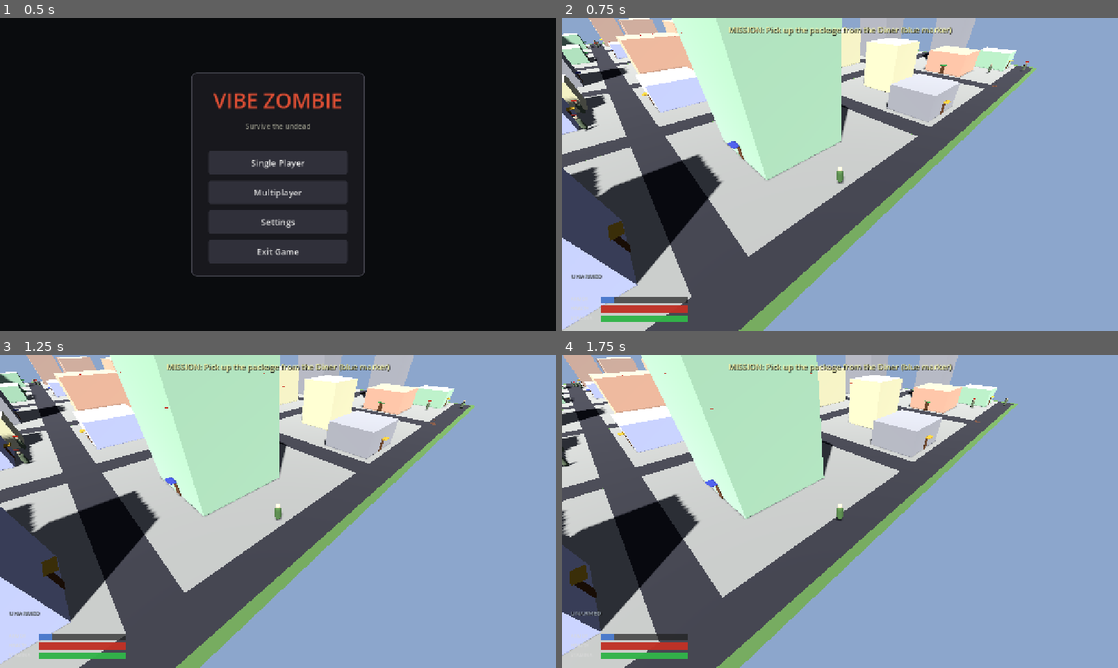
Above: before the commit, frames 1-4 (two rows, left to right).
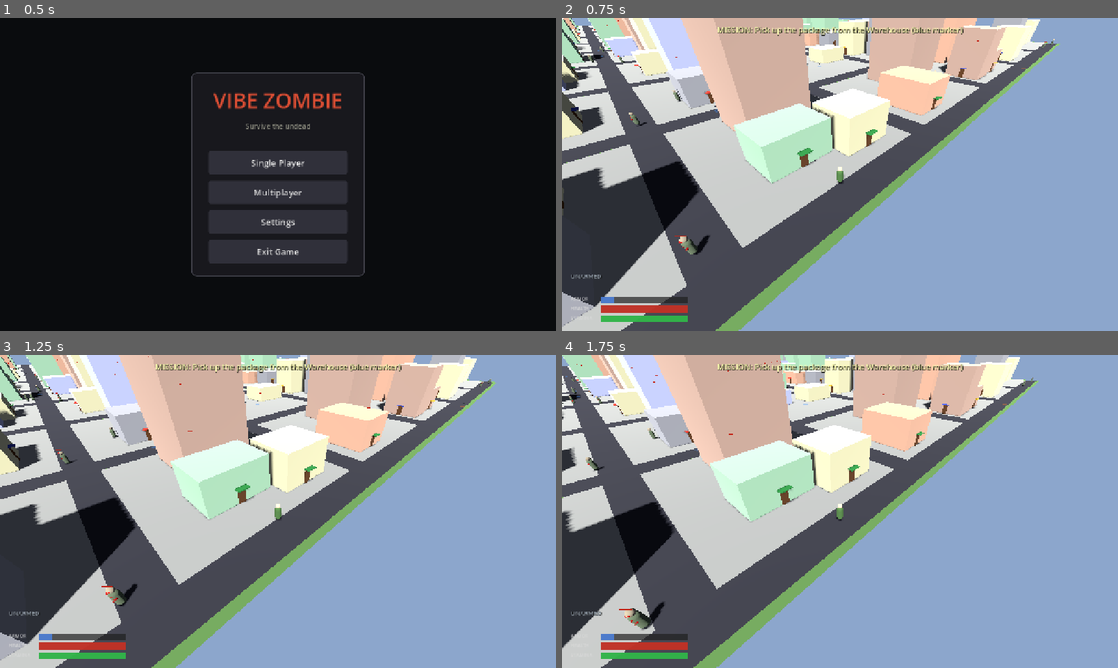
Above: after the commit, the same moments.

Repository: shaoqian2001/vibe-zombie
Game: Godot game, scene res://scenes/TitleMenu.tscn
Same seed, same stepped clock (60 frames per second), same inputs: the game is played once before the commit and once after it.
Inputs (mouse positions are in pixels of both pictures, inside the frame that each line leads up to):
- Up to frame 1 (0.5 s): no input
- Up to frame 2 (0.75 s): click "Single Player" at 0.5 s
- Up to frame 3 (1.25 s): no input
- Up to frame 4 (1.75 s): move the mouse to (962, 495) at 1.27 s; hold D (move_right) from 1.28 s (still down); hold F (interact) from 1.28 s (still down)

Frame 1 is identical in both runs. In frame 2, 36% of the frame differs, in the area x 0-90%, y 0-100%; in frame 3, 36%; in frame 4, 33%.
Error after the commit: Parse Error: Cannot infer the type of "ox" variable because the value doesn't have a set type. (res://scripts/map_view.gd:97)

Commit message:
Expand world to 9×9 blocks and add M-key map overlay
World size grows from 5×5 to 9×9 blocks (~3.2× area, ~270m across).
NUM_BLOCKS is now an @export var so future settings UI can expose it
without a code change. MAP_HALF is derived automatically.

Enemy and weapon-pickup counts now scale with block count (2 enemies/block,
0.5 pickups/block) so density stays consistent at any map size. Rim-spawn
candidates are computed from the actual world extent rather than hard-coded
coordinates.

Pressing M opens a full-screen top-down map overlay (map_view.gd):
- Centred and square with 30 px top/bottom margins
- Renders grass, roads, sidewalks, and all buildings at correct scale
- Shows a directional arrow for the player and a coloured circle for
  whichever mission objective is currently active
- Closes on M again; also dismissed if the ESC menu is opened

https://claude.ai/code/session_01HtrBzZcBPYMDY2PAY6ZzWR

Diff:
--- a/project.godot
+++ b/project.godot
@@ -99,3 +99,8 @@
 "events": [Object(InputEventKey,"resource_local_to_scene":false,"resource_name":"","device":-1,"window_id":0,"alt_press …(191 unchanged characters)…
 ]
 }
+map={
+"deadzone": 0.5,
+"events": [Object(InputEventKey,"resource_local_to_scene":false,"resource_name":"","device":-1,"window_id":0,"alt_pressed":false,"shift_pressed":false,"ctrl_pressed":false,"meta_pressed":false,"pressed":false,"keycode":0,"physical_keycode":77,"key_label":0,"unicode":109,"location":0,"echo":false,"script":null)
+]
+}
--- a/scripts/main.gd
+++ b/scripts/main.gd
@@ -13,18 +13,7 @@
 
 const BuildingInterior = preload("res://scripts/building_interior.gd")
 const WeaponPickup = preload("res://scripts/weapon_pickup.gd")
-
-# Map rim spawn positions (near edges of the 152×152m map)
-const RIM_SPAWN_CANDIDATES := [
-	Vector3( 70.0, 0.5,  0.0),
-	Vector3(-70.0, 0.5,  0.0),
-	Vector3(  0.0, 0.5,  70.0),
-	Vector3(  0.0, 0.5, -70.0),
-	Vector3( 65.0, 0.5,  65.0),
-	Vector3(-65.0, 0.5,  65.0),
-	Vector3( 65.0, 0.5, -65.0),
-	Vector3(-65.0, 0.5, -65.0),
-]
+const MapView = preload("res://scripts/map_view.gd")
 
 const BUILDING_TYPE_NAMES := [
 	"Convenience Store",
@@ -37,15 +26,16 @@
 const DOOR_ANIM_DURATION := 0.4
 const OCCLUDE_ALPHA := 0.25  # transparency when building blocks player view
 
-# Enemy spawning constants (matching world.gd dimensions)
-const BASE_ENEMY_COUNT := 50
+# Enemy spawning — density scales with map area so larger worlds feel populated
+# without exploding the entity count.
+const ENEMIES_PER_BLOCK := 2.0
 const HOTSPOT_ENEMY_COUNT := 8  # extra zombies near each mission building
 const ENEMY_BLOCK_SIZE := 26.0
 const ENEMY_ROAD_WIDTH := 4.0
 const ENEMY_CELL_SIZE := ENEMY_BLOCK_SIZE + ENEMY_ROAD_WIDTH
 
-# Weapon pickup spawning
-const WEAPON_PICKUP_COUNT := 12
+# Weapon pickup spawning — density scales with map size as well
+const WEAPON_PICKUPS_PER_BLOCK := 0.5
 const WEAPON_PICKUP_MIN_DIST := 15.0
 
 @onready var player: CharacterBody3D = $Player
@@ -59,6 +49,8 @@
 var _inventory: CanvasLayer = null
 var _manual_open: bool = false
 var _inventory_open: bool = false
+var _map_view: CanvasLayer = null
+var _map_open: bool = false
 
 # State
 var _nearby_building: Dictionary = {}   # building whose door area the player overlaps
@@ -87,8 +79,9 @@
 	var rng := RandomNumberGenerator.new()
 	rng.randomize()
 
-	# Spawn player near map rim
-	var spawn_pos: Vector3 = RIM_SPAWN_CANDIDATES[rng.randi() % RIM_SPAWN_CANDIDATES.size()]
+	# Spawn player near map rim — positions derived from the world's actual size
+	var rim_candidates := _build_rim_spawn_candidates()
+	var spawn_pos: Vector3 = rim_candidates[rng.randi() % rim_candidates.size()]
 	player.global_position = spawn_pos
 
 	camera.set_target(player)
@@ -127,7 +120,10 @@
 	if event.is_action_pressed("inventory"):
 		_toggle_inventory()
 		return
-	if _manual_open or _inventory_open:
+	if event.is_action_pressed("map"):
+		_toggle_map()
+		return
+	if _manual_open or _inventory_open or _map_open:
 		return  # block other input while overlay is open
 	if event.is_action_pressed("interact"):
 		_handle_interact()
@@ -158,6 +154,8 @@
 func _toggle_game_manual() -> void:
 	if _inventory_open:
 		_close_inventory()
+	if _map_open:
+		_close_map()
 	if _manual_open:
 		_close_game_manual()
 	else:
@@ -203,17 +201,64 @@
 		_inventory = null
 
 # ------------------------------------------------------------------
+# Map overlay (M)
+# ------------------------------------------------------------------
+
+func _toggle_map() -> void:
+	if _manual_open or _inventory_open:
+		return
+	if _map_open:
+		_close_map()
+	else:
+		_open_map()
+
+func _open_map() -> void:
+	_map_open = true
+	_map_view = CanvasLayer.new()
+	_map_view.set_script(MapView)
+	_map_view.name = "MapView"
+	add_child(_map_view)
+	_map_view.configure(world, player, _pickup_building, _delivery_building, _has_package)
+
+func _close_map() -> void:
+	_map_open = false
+	if _map_view:
+		_map_view.queue_free()
+		_map_view = null
+
+# ------------------------------------------------------------------
+# Rim spawn candidates — positions just inside each edge of the map
+# ------------------------------------------------------------------
+
+func _build_rim_spawn_candidates() -> Array:
+	var extent: float = world.num_blocks * world.CELL_SIZE * 0.5 - 4.0
+	var diag: float = extent * 0.9
+	return [
+		Vector3( extent, 0.5,  0.0),
+		Vector3(-extent, 0.5,  0.0),
+		Vector3(  0.0,   0.5,  extent),
+		Vector3(  0.0,   0.5, -extent),
+		Vector3( diag,   0.5,  diag),
+		Vector3(-diag,   0.5,  diag),
+		Vector3( diag,   0.5, -diag),
+		Vector3(-diag,   0.5, -diag),
+	]
+
+# ------------------------------------------------------------------
 # Enemy spawning
 # ------------------------------------------------------------------
 
 func _spawn_enemies(rng: RandomNumberGenerator) -> void:
 	var enemy_script := preload("res://scripts/enemy.gd")
-	var total := ENEMY_CELL_SIZE * 5  # NUM_BLOCKS = 5
+	var nb: int = world.num_blocks
+	var total := ENEMY_CELL_SIZE * nb
 	var grid_origin := -total * 0.5
 	var idx := 0
 
+	var base_enemy_count := int(ENEMIES_PER_BLOCK * nb * nb)
+
 	# Base enemies spread across the map
-	for i in range(BASE_ENEMY_COUNT):
+	for i in range(base_enemy_count):
 		var pos := _random_walkable_pos(rng, grid_origin)
 		if pos.distance_to(player.global_position) < 8.0:
 			pos = _random_walkable_pos(rng, grid_origin)
@@ -262,8 +307,9 @@
 			idx += 1
 
 func _random_walkable_pos(rng: RandomNumberGenerator, grid_origin: float) -> Vector3:
-	var block_col := rng.randi_range(0, 4)
-	var block_row := rng.randi_range(0, 4)
+	var last_block: int = world.num_blocks - 1
+	var block_col := rng.randi_range(0, last_block)
+	var block_row := rng.randi_range(0, last_block)
 	var bx := grid_origin + block_col * ENEMY_CELL_SIZE
 	var bz := grid_origin + block_row * ENEMY_CELL_SIZE
 
@@ -288,12 +334,15 @@
 # ------------------------------------------------------------------
 
 func _spawn_weapon_pickups(rng: RandomNumberGenerator) -> void:
-	var total := ENEMY_CELL_SIZE * 5
+	var nb: int = world.num_blocks
+	var total := ENEMY_CELL_SIZE * nb
 	var grid_origin := -total * 0.5
 	var placed_positions: Array[Vector3] = []
 	var weapon_types := ["pistol", "shotgun"]
 
-	for i in range(WEAPON_PICKUP_COUNT):
+	var pickup_count := int(WEAPON_PICKUPS_PER_BLOCK * nb * nb)
+
+	for i in range(pickup_count):
 		var pos := Vector3.ZERO
 		var valid := false
 
--- /dev/null
+++ b/scripts/map_view.gd
@@ -0,0 +1,181 @@
+extends CanvasLayer
+
+## Full-screen top-down map overlay.
+## Centered, square, with small top/bottom margins. Shows roads, buildings,
+## the player (with facing direction), and active mission markers.
+
+const TOP_MARGIN := 30.0
+const BOTTOM_MARGIN := 30.0
+const SIDE_MIN_MARGIN := 20.0
+
+const BG_DIM_COLOR     := Color(0.0, 0.0, 0.0, 0.72)
+const GRASS_COLOR      := Color(0.32, 0.46, 0.24)
+const ROAD_COLOR       := Color(0.18, 0.18, 0.20)
+const SIDEWALK_COLOR   := Color(0.55, 0.55, 0.52)
+const BUILDING_COLOR   := Color(0.85, 0.82, 0.78)
+const BUILDING_BORDER  := Color(0.15, 0.15, 0.18)
+const MAP_BORDER_COLOR := Color(0.90, 0.85, 0.70)
+const PLAYER_COLOR     := Color(0.25, 0.65, 1.0)
+const PLAYER_OUTLINE   := Color(0.05, 0.08, 0.15)
+const PICKUP_COLOR     := Color(0.2, 0.8, 1.0)
+const DELIVERY_COLOR   := Color(1.0, 0.82, 0.15)
+
+class MapDrawer extends Control:
+	var view  # untyped ref back to the owning CanvasLayer script
+	func _draw() -> void:
+		if view and view.has_method("_render_map"):
+			view._render_map(self)
+
+var _world: Node3D
+var _player: Node3D
+var _pickup_building: Dictionary = {}
+var _delivery_building: Dictionary = {}
+var _has_package: bool = false
+var _drawer: MapDrawer = null
+
+func configure(world: Node3D, player: Node3D, pickup: Dictionary, delivery: Dictionary, has_package: bool) -> void:
+	_world = world
+	_player = player
+	_pickup_building = pickup
+	_delivery_building = delivery
+	_has_package = has_package
+	if _drawer:
+		_drawer.queue_redraw()
+
+func _ready() -> void:
+	layer = 100
+	_build_ui()
+
+func _process(_delta: float) -> void:
+	if _drawer:
+		_drawer.queue_redraw()
+
+func _build_ui() -> void:
+	# Dim overlay — catches clicks so the world behind does not receive them
+	var dim := ColorRect.new()
+	dim.color = BG_DIM_COLOR
+	dim.set_anchors_preset(Control.PRESET_FULL_RECT)
+	dim.mouse_filter = Control.MOUSE_FILTER_STOP
+	add_child(dim)
+
+	# Drawer covers the full viewport; _render_map picks out a centered square region
+	_drawer = MapDrawer.new()
+	_drawer.view = self
+	_drawer.set_anchors_preset(Control.PRESET_FULL_RECT)
+	_drawer.mouse_filter = Control.MOUSE_FILTER_IGNORE
+	add_child(_drawer)
+
+	# Title / hint at the very top of the screen
+	var title := Label.new()
+	title.text = "MAP   —   Press M to close"
+	title.horizontal_alignment = HORIZONTAL_ALIGNMENT_CENTER
+	title.add_theme_font_size_override("font_size", 18)
+	title.add_theme_color_override("font_color", Color(0.90, 0.85, 0.70))
+	title.add_theme_color_override("font_shadow_color", Color(0, 0, 0, 0.9))
+	title.add_theme_constant_override("shadow_offset_x", 1)
+	title.add_theme_constant_override("shadow_offset_y", 1)
+	title.anchor_left = 0.0
+	title.anchor_right = 1.0
+	title.anchor_top = 0.0
+	title.anchor_bottom = 0.0
+	title.offset_top = 4.0
+	title.offset_bottom = 26.0
+	title.mouse_filter = Control.MOUSE_FILTER_IGNORE
+	add_child(title)
+
+func _render_map(ctrl: Control) -> void:
+	if _world == null or _player == null:
+		return
+
+	var vp := ctrl.size
+	# Compute the largest square that fits within the viewport honouring margins
+	var avail_h := vp.y - TOP_MARGIN - BOTTOM_MARGIN
+	var avail_w := vp.x - SIDE_MIN_MARGIN * 2.0
+	var map_side := min(avail_h, avail_w)
+	if map_side <= 0.0:
+		return
+	var ox := (vp.x - map_side) * 0.5
+	var oy := TOP_MARGIN + (avail_h - map_side) * 0.5
+	var rect := Rect2(ox, oy, map_side, map_side)
+
+	# Grass background
+	ctrl.draw_rect(rect, GRASS_COLOR, true)
+
+	var world_half: float = _world.map_half
+	var s: float = map_side / (world_half * 2.0)
+	var center := Vector2(ox + map_side * 0.5, oy + map_side * 0.5)
+
+	var block_size: float = _world.BLOCK_SIZE
+	var road_w: float = _world.ROAD_WIDTH
+	var cell_size: float = _world.CELL_SIZE
+	var nb: int = _world.num_blocks
+	var total := nb * cell_size
+	var grid_origin := -total * 0.5
+
+	# Sidewalks (lighter) and roads between blocks
+	for row in range(nb):
+		for col in range(nb):
+			var bx := grid_origin + col * cell_size
+			var bz := grid_origin + row * cell_size
+			ctrl.draw_rect(
+				_world_rect(bx, bz, bx + block_size, bz + block_size, center, s),
+				SIDEWALK_COLOR, true)
+			ctrl.draw_rect(
+				_world_rect(bx + block_size, bz, bx + block_size + road_w, bz + cell_size, center, s),
+				ROAD_COLOR, true)
+			ctrl.draw_rect(
+				_world_rect(bx, bz + block_size, bx + cell_size, bz + block_size + road_w, center, s),
+				ROAD_COLOR, true)
+
+	# Buildings
+	for binfo in _world.buildings:
+		var bpos: Vector3 = binfo.node.position
+		var hw: float = binfo.width * 0.5
+		var hd: float = binfo.depth * 0.5
+		var br := _world_rect(bpos.x - hw, bpos.z - hd, bpos.x + hw, bpos.z + hd, center, s)
+		ctrl.draw_rect(br, BUILDING_COLOR, true)
+		ctrl.draw_rect(br, BUILDING_BORDER, false, 1.0)
+
+	# Outer map border on top of contents
+	ctrl.draw_rect(rect, MAP_BORDER_COLOR, false, 2.0)
+
+	# Mission markers — only show whichever objective is currently active
+	if not _has_package and not _pickup_building.is_empty():
+		var pp: Vector3 = _pickup_building.node.position
+		_draw_marker(ctrl, _world_point(pp.x, pp.z, center, s), PICKUP_COLOR)
+	if _has_package and not _delivery_building.is_empty():
+		var dp: Vector3 = _delivery_building.node.position
+		_draw_marker(ctrl, _world_point(dp.x, dp.z, center, s), DELIVERY_COLOR)
+
+	# Player arrow — facing direction from player's transform
+	var ppos: Vector3 = _player.global_position
+	var pscreen := _world_point(ppos.x, ppos.z, center, s)
+	var forward: Vector3 = _player.global_transform.basis.z
+	var fwd2 := Vector2(forward.x, forward.z)
+	if fwd2.length_squared() < 0.0001:
+		fwd2 = Vector2(0, 1)
+	fwd2 = fwd2.normalized()
+	_draw_player_arrow(ctrl, pscreen, fwd2)
+
+func _draw_marker(ctrl: Control, pos: Vector2, color: Color) -> void:
+	ctrl.draw_circle(pos, 7.0, color)
+	ctrl.draw_arc(pos, 7.0, 0.0, TAU, 24, Color(0, 0, 0, 0.8), 1.5)
+
+func _draw_player_arrow(ctrl: Control, pos: Vector2, forward: Vector2) -> void:
+	var size := 9.0
+	var left := Vector2(-forward.y, forward.x)
+	var tip := pos + forward * size
+	var bl := pos - forward * size * 0.6 + left * size * 0.6
+	var br := pos - forward * size * 0.6 - left * size * 0.6
+	var pts := PackedVector2Array([tip, bl, br])
+	ctrl.draw_colored_polygon(pts, PLAYER_COLOR)
+	ctrl.draw_polyline(PackedVector2Array([tip, bl, br, tip]), PLAYER_OUTLINE, 1.5)
+
+func _world_point(wx: float, wz: float, center: Vector2, s: float) -> Vector2:
+	return Vector2(center.x + wx * s, center.y + wz * s)
+
+func _world_rect(x1: float, z1: float, x2: float, z2: float, center: Vector2, s: float) -> Rect2:
+	var p1 := _world_point(x1, z1, center, s)
+	var p2 := _world_point(x2, z2, center, s)
+	return Rect2(Vector2(min(p1.x, p2.x), min(p1.y, p2.y)),
+		Vector2(abs(p2.x - p1.x), abs(p2.y - p1.y)))
--- a/scripts/world.gd
+++ b/scripts/world.gd
@@ -6,12 +6,19 @@
 ## Each block is filled with randomly-sized buildings.
 ## A ground plane (grass) underlies everything, and a sun + sky environment is created.
 
-const MAP_HALF       := 76.0   # Half-extent of the entire map (metres)
 const BLOCK_SIZE     := 26.0   # Width/depth of one city block
 const ROAD_WIDTH     := 4.0    # Width of a road between blocks
 const CELL_SIZE      := BLOCK_SIZE + ROAD_WIDTH  # Distance from block edge to next block edge
 
-const NUM_BLOCKS     := 5      # Number of blocks per axis (5×5 grid)
+## Number of blocks per axis (NxN grid). Exposed so future UI/settings can tune map size.
+## Keeps the map roughly square. Higher values produce a larger world at proportionally
+## higher memory cost (buildings scale with NUM_BLOCKS²).
+@export var num_blocks: int = 9
+
+## Derived half-extent of the entire map in metres (includes a 1m boundary margin).
+var map_half: float:
+	get:
+		return num_blocks * CELL_SIZE * 0.5 + 1.0
 
 # Building type → height category
 # Short types (single ground floor): Convenience Store, Warehouse, Diner
@@ -70,7 +77,7 @@
 # ------------------------------------------------------------------
 
 func _generate_ground() -> void:
-	var size := MAP_HALF * 2.0
+	var size := map_half * 2.0
 
 	var mat := StandardMaterial3D.new()
 	mat.albedo_color = GRASS_COLOR
@@ -99,7 +106,7 @@
 func _generate_boundary_walls() -> void:
 	var wall_h := 10.0
 	var wall_thickness := 1.0
-	var extent := MAP_HALF
+	var extent := map_half
 	# Four walls: +X, -X, +Z, -Z
 	var walls := [
 		Vector3(extent + wall_thickness * 0.5, wall_h * 0.5, 0.0),   # +X
@@ -128,11 +135,11 @@
 # ------------------------------------------------------------------
 
 func _generate_city_grid() -> void:
-	var total := NUM_BLOCKS * CELL_SIZE
+	var total := num_blocks * CELL_SIZE
 	var origin := Vector3(-total * 0.5, 0.0, -total * 0.5)
 
-	for row in range(NUM_BLOCKS):
-		for col in range(NUM_BLOCKS):
+	for row in range(num_blocks):
+		for col in range(num_blocks):
 			var bx := origin.x + col * CELL_SIZE
 			var bz := origin.z + row * CELL_SIZE
 
